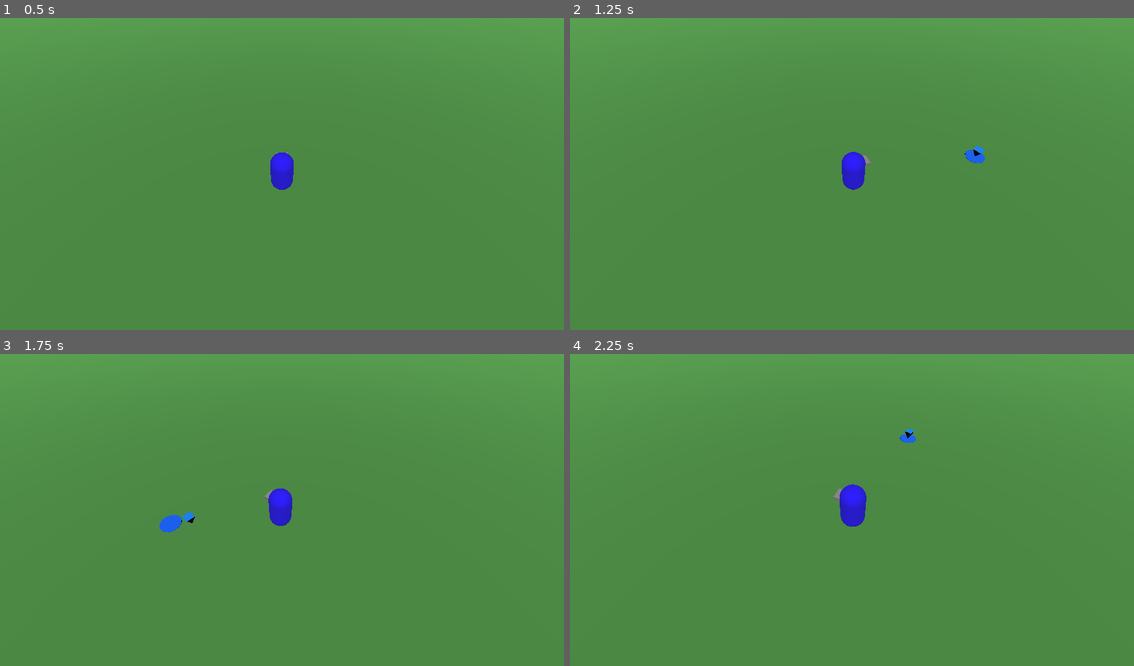
Above: before the commit, frames 1-4 (two rows, left to right).
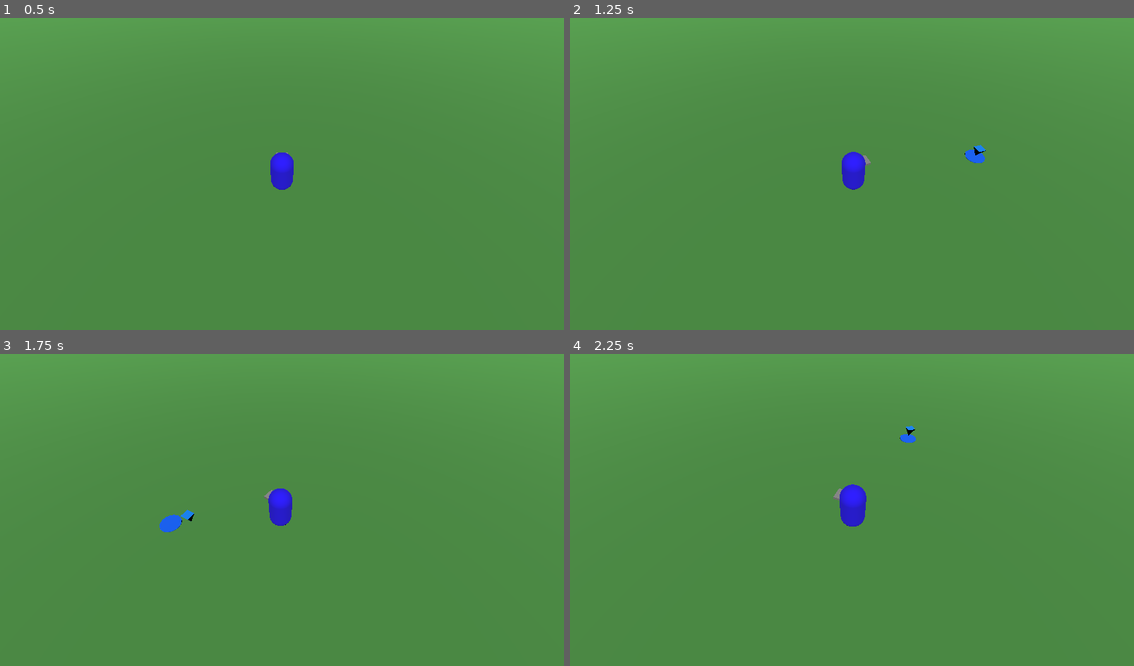
Above: after the commit, the same moments.

Repository: vitorreao/dungeon_walkers
Game: Godot game, scene res://levels/Level.tscn
The game is run twice, just before and just after one commit, with the same random seed, the same clock (stepped at 60 frames per second) and the same inputs.
Inputs (mouse positions are in pixels of both pictures, inside the frame that each line leads up to):
- Up to frame 1 (0.5 s): no input
- Up to frame 2 (1.25 s): tap Enter at 0.5 s; move the mouse to (976, 155) at 0.52 s; press the mouse at (976, 155) at 0.53 s
- Up to frame 3 (1.75 s): move the mouse to (169, 522) at 1.27 s; release the mouse at (169, 522) at 1.28 s; right-click (169, 522) at 1.35 s; click (169, 522) at 1.42 s
- Up to frame 4 (2.25 s): move the mouse to (908, 438) at 2.02 s; tap Mouse wheel up (Zoom In) at 2.1 s; click (908, 438) at 2.17 s

Frame 1 is identical in both runs. In frame 2, less than 0.1% of the frame differs, in the area x 71-74%, y 40-45%; in frame 3, less than 0.1%; in frame 4, less than 0.1%, in the area x 59-62%, y 23-28%.

Commit message:
Movement target now spins

Diff:
--- a/character_controller/player_movement.gd
+++ b/character_controller/player_movement.gd
@@ -8,8 +8,7 @@
 var _has_current_target_position: bool = false
 
 func _set_nav_target(node: CollisionObject3D, position: Vector3):
-	$Target.set_global_position(position)
-	$Target.set_visible(true)
+	_show_target_at(position)
 	new_nav_target.emit(node, position)
 
 func _physics_process(delta):
@@ -17,7 +16,7 @@
 		_set_nav_target(_current_target_node, _current_target_position)
 
 func _on_player_reached_target():
-	$Target.set_visible(false)
+	_hide_target()
 	_current_target_position = Vector3.ZERO
 	_current_target_node = null
 	_has_current_target_position = false
@@ -34,3 +33,12 @@
 	_current_target_position = position
 	_current_target_node = node
 	_has_current_target_position = true
+
+func _show_target_at(position: Vector3):
+	$Target.set_global_position(position)
+	$Target.set_visible(true)
+	$Target/Arrow/AnimationPlayer.play("spin")
+
+func _hide_target():
+	$Target/Arrow/AnimationPlayer.stop()
+	$Target.set_visible(false)
--- a/character_controller/player_movement.tscn
+++ b/character_controller/player_movement.tscn
@@ -20,6 +20,68 @@
 height = 0.5
 radial_segments = 4
 
+[sub_resource type="Animation" id="Animation_pgsmn"]
+resource_name = "spin"
+length = 4.0
+loop_mode = 1
+tracks/0/type = "value"
+tracks/0/imported = false
+tracks/0/enabled = true
+tracks/0/path = NodePath(".:rotation")
+tracks/0/interp = 1
+tracks/0/loop_wrap = true
+tracks/0/keys = {
+"times": PackedFloat32Array(0, 2, 4),
+"transitions": PackedFloat32Array(1, 1, 1),
+"update": 0,
+"values": [Vector3(0, 0, 0), Vector3(0, 3.14159, 0), Vector3(0, 6.28319, 0)]
+}
+tracks/1/type = "value"
+tracks/1/imported = false
+tracks/1/enabled = true
+tracks/1/path = NodePath(".:position")
+tracks/1/interp = 1
+tracks/1/loop_wrap = true
+tracks/1/keys = {
+"times": PackedFloat32Array(0, 2),
+"transitions": PackedFloat32Array(1, 1),
+"update": 0,
+"values": [Vector3(0, 0.256331, 0), Vector3(0, 0.486784, 0)]
+}
+
+[sub_resource type="Animation" id="Animation_xhhrr"]
+length = 0.001
+tracks/0/type = "value"
+tracks/0/imported = false
+tracks/0/enabled = true
+tracks/0/path = NodePath(".:rotation")
+tracks/0/interp = 1
+tracks/0/loop_wrap = true
+tracks/0/keys = {
+"times": PackedFloat32Array(0),
+"transitions": PackedFloat32Array(1),
+"update": 0,
+"values": [Vector3(0, 3.14159, 0)]
+}
+tracks/1/type = "value"
+tracks/1/imported = false
+tracks/1/enabled = true
+tracks/1/path = NodePath(".:position")
+tracks/1/interp = 1
+tracks/1/loop_wrap = true
+tracks/1/keys = {
+"times": PackedFloat32Array(0),
+"transitions": PackedFloat32Array(1),
+"update": 0,
+"values": [Vector3(0, 0.35, 0)]
+}
+
+[sub_resource type="AnimationLibrary" id="AnimationLibrary_n1fdm"]
+_data = {
+"RESET": SubResource("Animation_xhhrr"),
+"spin": SubResource("Animation_pgsmn")
+}
+
 [node name="PlayerMovement" type="Node"]
 script = ExtResource("1_7ima2")
 
@@ -29,8 +91,14 @@
 skeleton = NodePath("../..")
 
 [node name="Target" type="Node3D" parent="."]
+transform = Transform3D(1, 0, 0, 0, 1, 0, 0, 0, 1, 0, 0.00129999, 0)
 visible = false
 
 [node name="Arrow" type="MeshInstance3D" parent="Target"]
-transform = Transform3D(1, 0, 0, 0, 1, 0, 0, 0, 1, 0, 0.256331, 0)
+transform = Transform3D(-1, 0, -8.74228e-08, 0, 1, 0, 8.74228e-08, 0, -1, 0, 0.35, 0)
 mesh = SubResource("CylinderMesh_trndl")
+
+[node name="AnimationPlayer" type="AnimationPlayer" parent="Target/Arrow"]
+libraries = {
+"": SubResource("AnimationLibrary_n1fdm")
+}
Not shown: 1 places in character_controller/player_movement.tscn that only renumber resources
